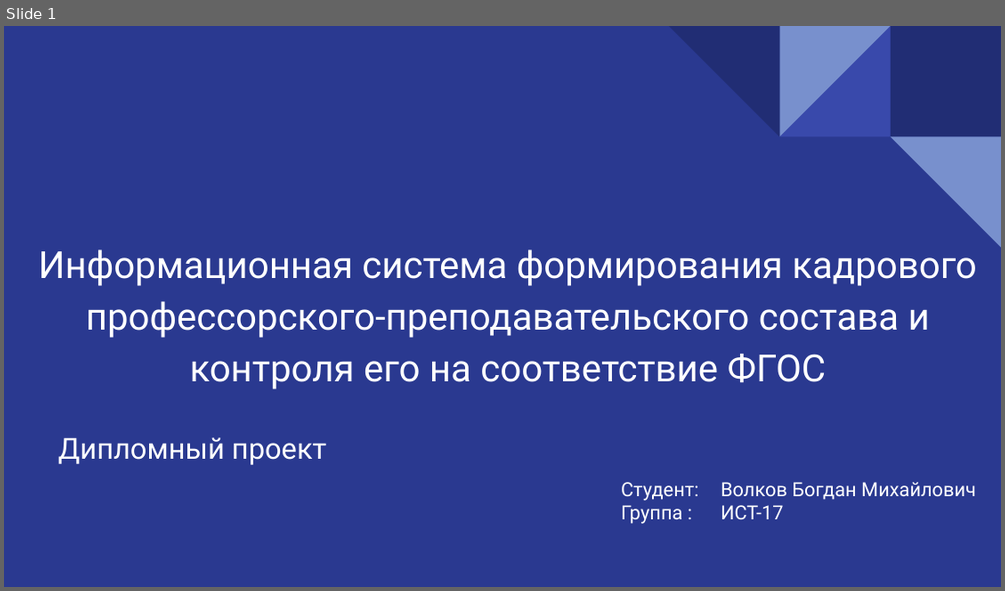
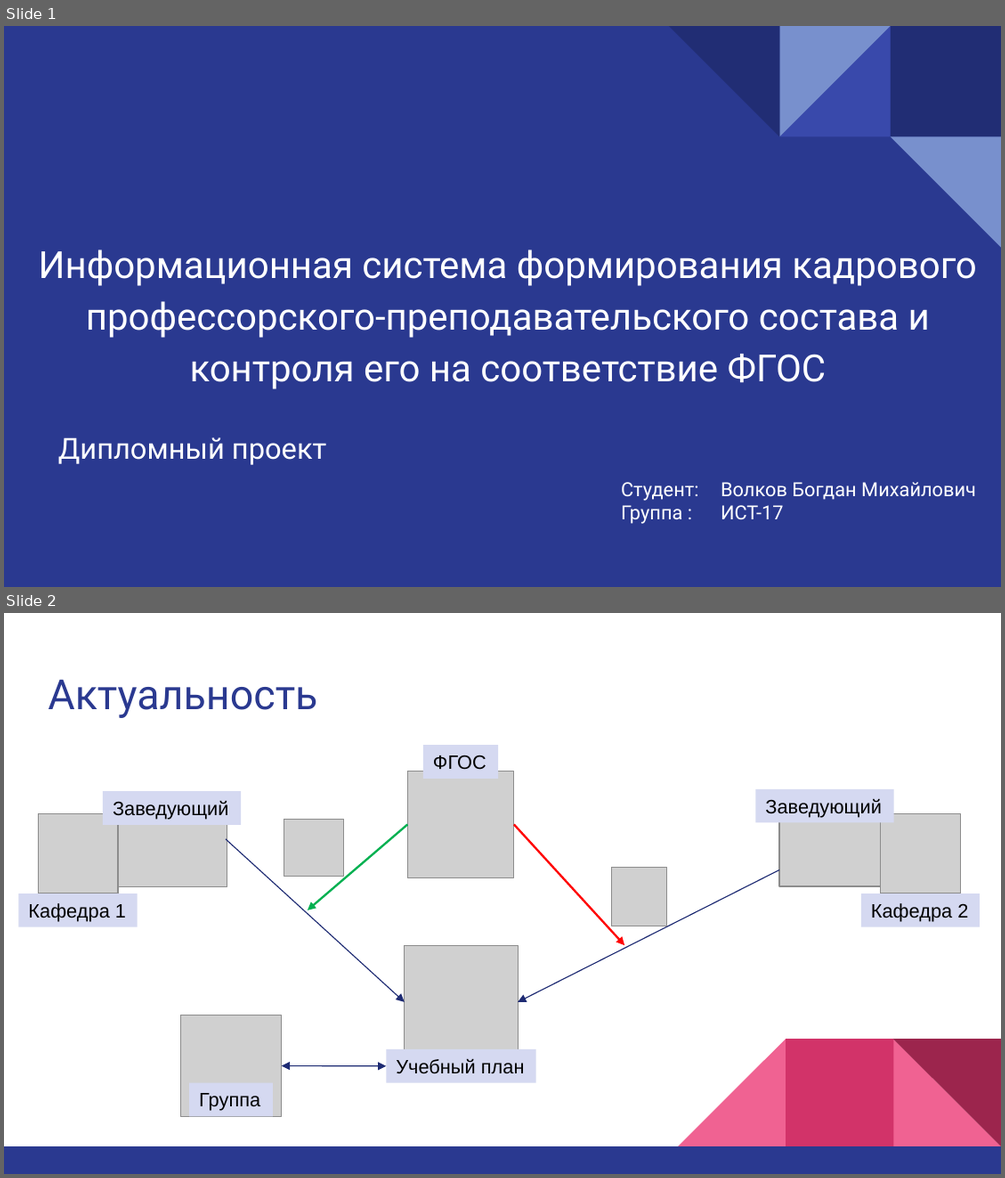
Before and after one commit to bogya345/Diplom, a slide deck: @_docs/bogya/presentation.pptx. Shown one above the other, each under a label of ours: slide 1 before the commit, slides 1 and 2 after it. The pictures are 1005x591 and 1005x1178 pixels, drawn with LibreOffice and Linux fonts; fonts in the diff are those of the drawing; grey boxes stand for pictures. Boxes give left, top, right and bottom in pixels: in the first picture for what was removed or moved away, otherwise in the second. Text is boxed around its words. In the diff, an @@ line names an element or a change of style, - is before the commit and + after.

```diff
--- a/@_docs/bogya/presentation.pptx
+++ b/@_docs/bogya/presentation.pptx
@@ slide 2 added at (4,613,1001,1174), background #FFFFFF @@
@@ title added at (48,680,317,718), 30 pt, text #2A3990 @@
+Актуальность
@@ rectangle added at (424,745,499,779), fill #D5D9F1, 14 pt, text #000000 @@
+ФГОС
@@ picture added at (408,771,514,878) @@
@@ rectangle added at (103,791,242,826), fill #D5D9F1, 14 pt, text #000000 @@
+Заведующий
@@ rectangle added at (755,789,894,823), fill #D5D9F1, 14 pt, text #000000 @@
+Заведующий
@@ picture added at (38,813,118,893) @@
@@ picture added at (118,820,227,886) @@
@@ picture added at (284,819,344,876) @@
@@ arrow added from (408, 824) to (307, 910), #00B050 1.5 pt @@
@@ arrow added from (514, 824) to (624, 945), #FF0000 1.5 pt @@
@@ picture added at (779,820,880,886) @@
@@ picture added at (880,813,960,893) @@
@@ arrow added from (226, 839) to (404, 1002), #1E2B73 0.75 pt @@
@@ arrow added from (779, 870) to (518, 1002), #1E2B73 0.75 pt @@
@@ picture added at (612,868,667,926) @@
@@ rectangle added at (19,893,138,927), fill #D5D9F1, 14 pt, text #000000 @@
+Кафедра 1
@@ rectangle added at (861,893,979,927), fill #D5D9F1, 14 pt, text #000000 @@
+Кафедра 2
@@ picture added at (404,945,518,1059) @@
@@ picture added at (180,1015,281,1117) @@
@@ double arrow added from (281, 1065) to (386, 1065), #1E2B73 0.75 pt @@
@@ rectangle added at (386,1048,535,1083), fill #D5D9F1, 14 pt, text #000000 @@
+Учебный план
@@ rectangle added at (189,1083,273,1117), fill #D5D9F1, 14 pt, text #000000 @@
+Группа
@@ group added at (4,1038,1001,1174): 3 right triangles, 2 rectangles @@
```
Also in this commit, not shown: 4 slides changed, 5 other slides added, 2 slides removed, 2 other files.
